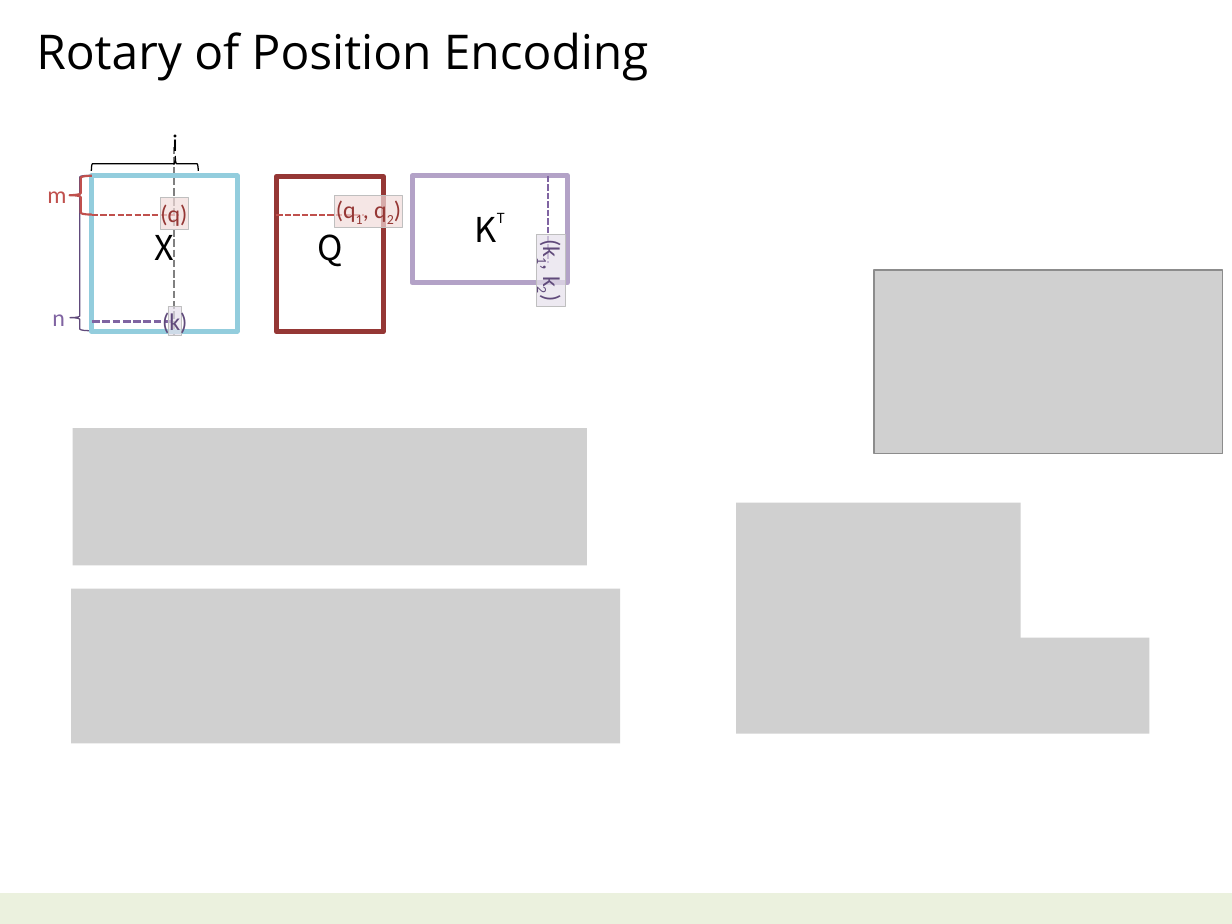
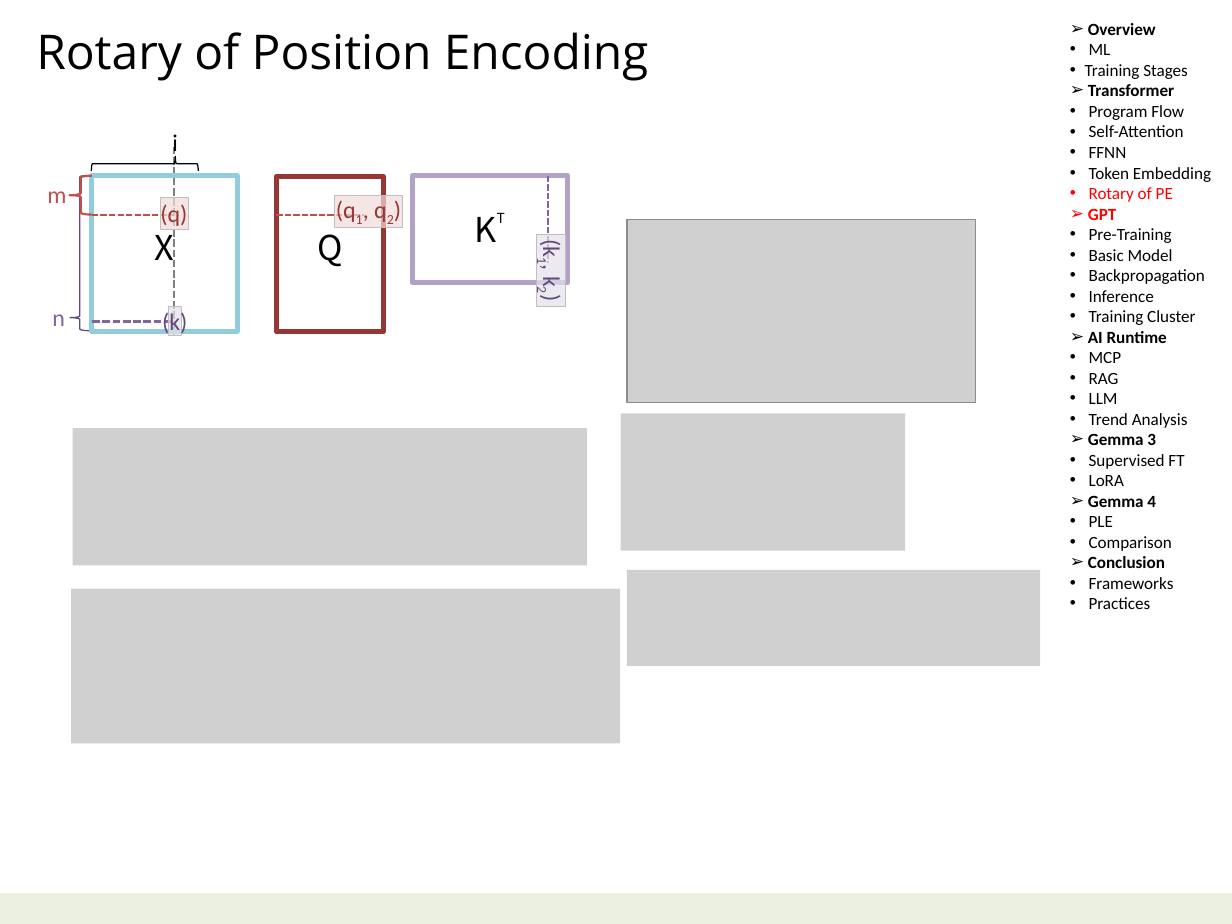
Before and after one commit to navibator/crazy-ai, a slide deck: slide 12 of ai.pptx. Drawn at 1232x924 pixels with LibreOffice and Linux fonts; fonts in the diff are those of the drawing; grey boxes stand for pictures. Boxes give left, top, right and bottom in pixels: in the first picture for what was removed or moved away, otherwise in the second. Text is boxed around its words. In the diff, an @@ line names an element or a change of style, - is before the commit and + after.

```diff
--- a/ai.pptx
+++ b/ai.pptx
@@ text added at (x1=1085, y1=23, x2=1211, y2=609), 10 pt, text #000000 @@
+➢ Overview
+      • ML
+    • Training Stages
+➢ Transformer
+    • Program Flow
+    • Self-Attention
+    • FFNN
+    • Token Embedding
+    • Rotary of PE
+➢ GPT
+    • Pre-Training
+    • Basic Model
+    • Backpropagation
+    • Inference
+    • Training Cluster
+➢ AI Runtime
+    • MCP
+    • RAG
+    • LLM
+    • Trend Analysis
+➢ Gemma 3
+    • Supervised FT
+    • LoRA
+➢ Gemma 4
+    • PLE
+    • Comparison
+➢ Conclusion
+    • Frameworks
+    • Practices
@@ picture moved from (x1=873, y1=270, x2=1222, y2=453) to (x1=627, y1=219, x2=976, y2=403) @@
@@ picture added at (x1=621, y1=414, x2=906, y2=551) @@
@@ picture removed at (x1=737, y1=503, x2=1021, y2=639) @@
@@ picture added at (x1=627, y1=570, x2=1041, y2=667) @@
@@ picture removed at (x1=737, y1=638, x2=1151, y2=734) @@
```
Also in this commit, not shown: 7 other slides changed, 2 slides added, 5 slides removed, 1 other file.
